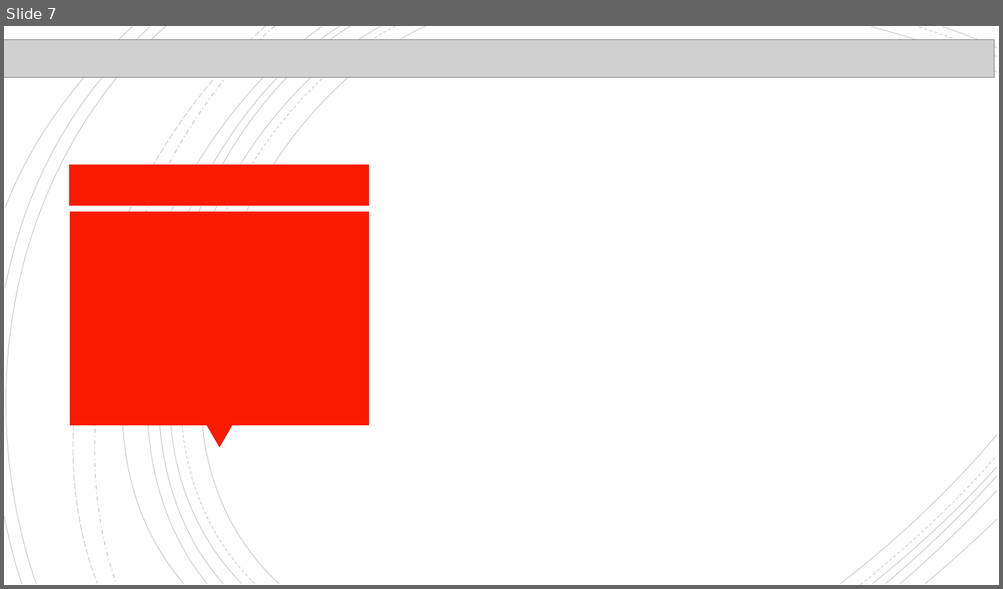
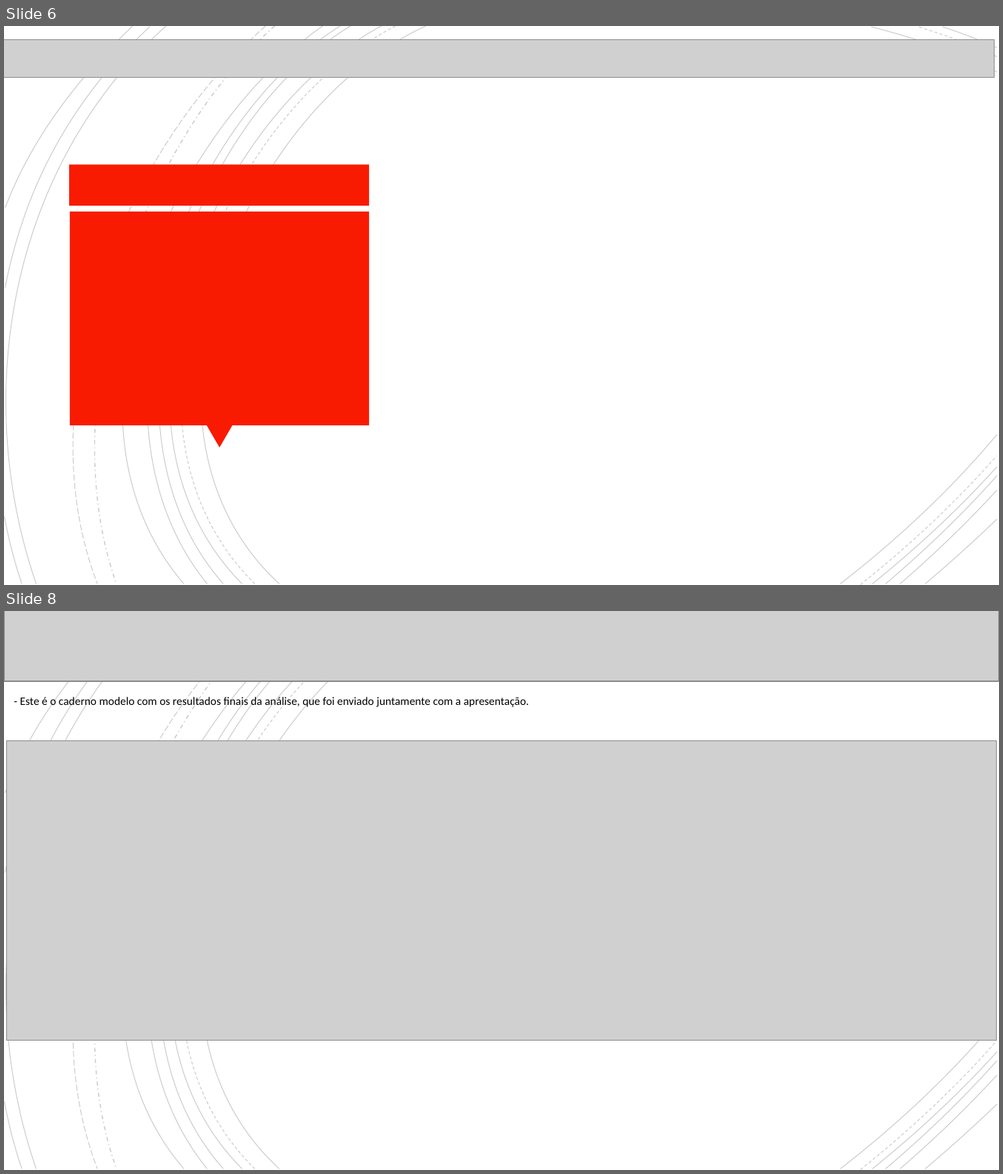
Before and after one commit to Phelipe-Sempreboni/case-clients-marketing-campaingn, a slide deck: Power Point/apresentacao.pptx. Shown one above the other, each under a label of ours: slide 7 before the commit, slides 6 and 8 after it; the slides between them are not shown. The pictures are 1003x589 and 1003x1174 pixels, drawn with LibreOffice and Linux fonts; fonts in the diff are those of the drawing; grey boxes stand for pictures; background and template pictures are left out. Boxes give left, top, right and bottom in pixels: in the first picture for what was removed or moved away, otherwise in the second. Text is boxed around its words. In the diff, an @@ line names an element or a change of style, - is before the commit and + after.

```diff
--- a/Power Point/apresentacao.pptx
+++ b/Power Point/apresentacao.pptx
@@ slide 8 added at <box>4,611,999,1170</box>, background #FFFFFF; not listed: 21 template elements that a slide beside it also shows @@
@@ picture added at <box>4,611,999,681</box> @@
@@ text added at <box>20,695,529,708</box>, 11 pt, text #000000 @@
+- Este é o caderno modelo com os resultados finais da análise, que foi enviado juntamente com a apresentação.
@@ picture added at <box>7,741,996,1040</box> @@
@@ what was slide 7 is now slide 6 @@
```
Also in this commit, not shown: 1 other slide added, 1 slide removed, 1 other file.
